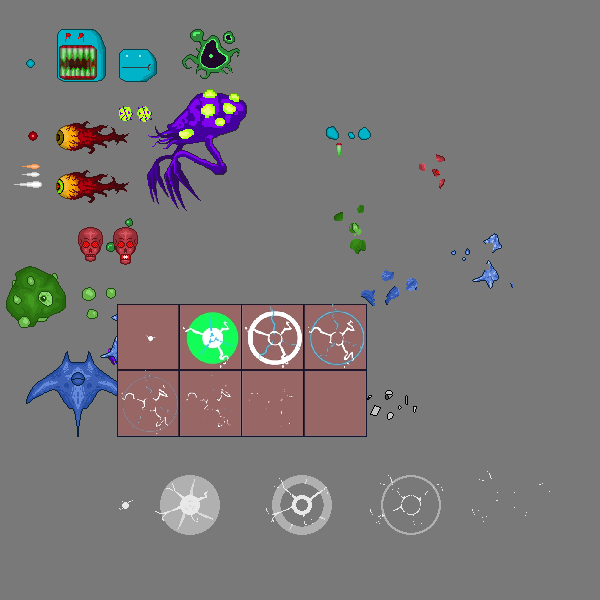
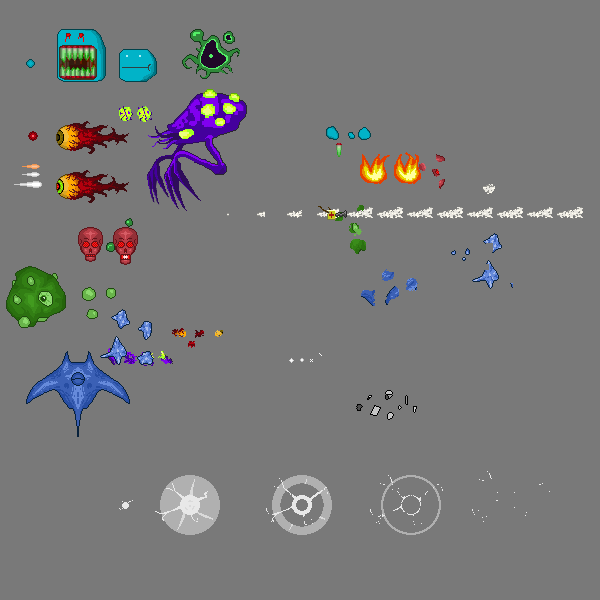
Layers edited between the first and the second 600×600 image:
removed layer "ref" over [117, 304, 367, 437]
added layer "omnitool_side.png" above "Pasted Layer" over [318, 206, 347, 220]
showed "Pasted Layer", painted on it over [227, 152, 583, 219]
